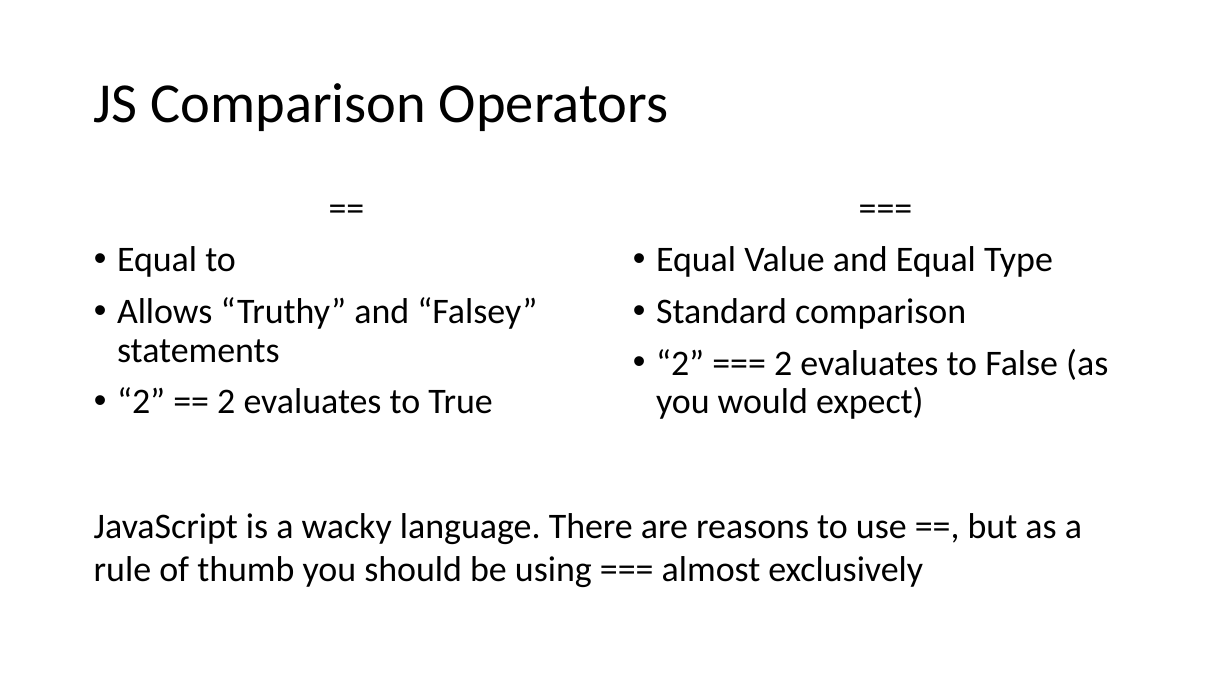
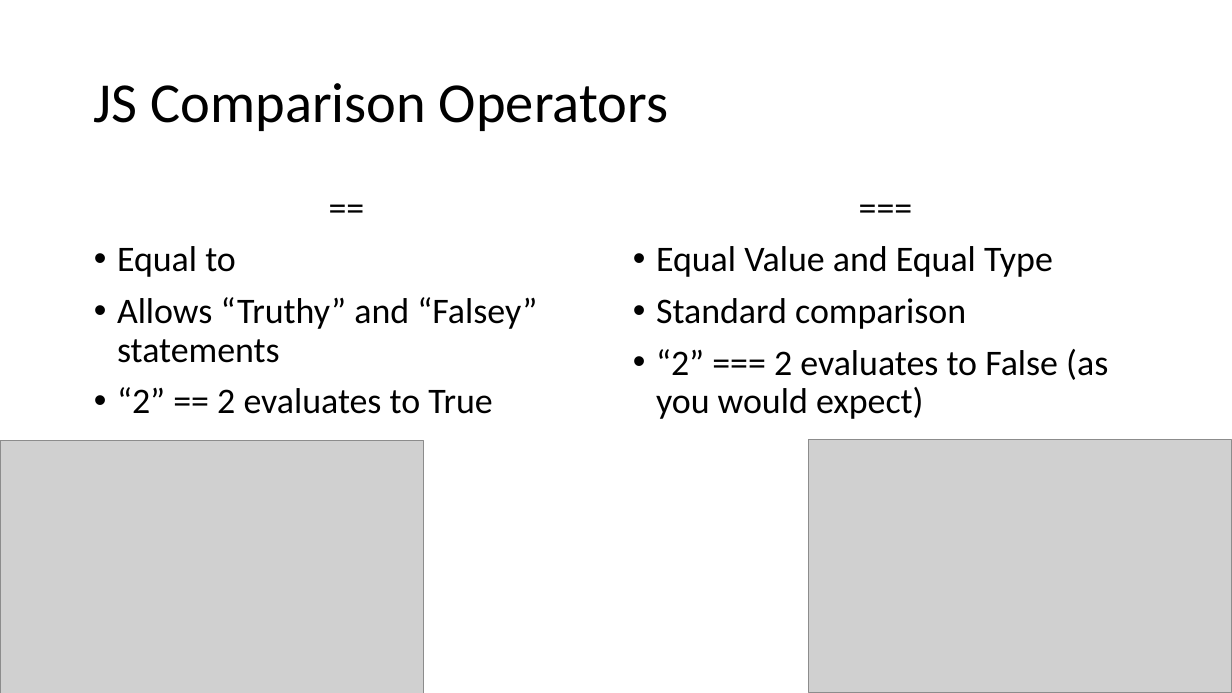
Before and after one commit to YWCANWIL-TechLab/module2-exercises-YaminahAlanis, a slide deck: slide 19 of slides/Module 2 - Variables, Operators, and Assignment.pptx (slide 11 before the commit). Drawn at 1232x693 pixels with LibreOffice and Linux fonts; fonts in the diff are those of the drawing; grey boxes stand for pictures. Boxes give left, top, right and bottom in pixels: in the first picture for what was removed or moved away, otherwise in the second. Text is boxed around its words. In the diff, an @@ line names an element or a change of style, - is before the commit and + after.

```diff
--- a/slides/Module 2 - Variables, Operators, and Assignment.pptx
+++ b/slides/Module 2 - Variables, Operators, and Assignment.pptx
@@ picture added at (0,440,423,693) @@
@@ picture added at (809,440,1232,693) @@
@@ text removed at (94,513,1082,587) @@
-JavaScript is a wacky language. There are reasons to use ==, but as a rule of thumb you should be using === almost exclusively
```
Also in this commit, not shown: 17 other slides changed, 12 slides added, 2 other files.
